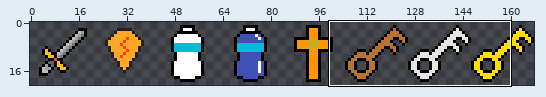
File history of a sprite sheet, resources/map/items.png. Above: a wide view before the commit, with the close-up outlined.
Close-up. The starting point:
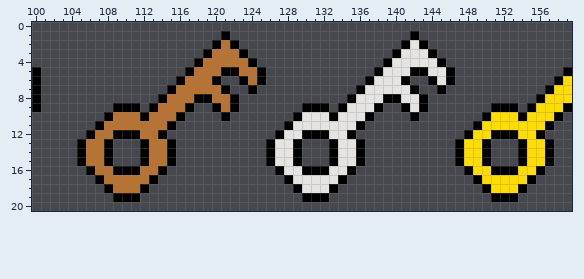
The file is 168x21 pixels. Shown: x 100..159, y 0..20.
New version:
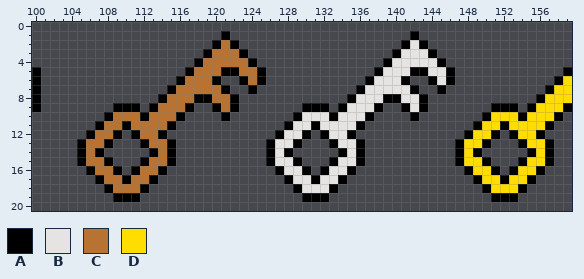
Palette (. is transparent): A #000000  B #e5e4e2  C #b87333  D #ffdd00
Changes in this commit:
y 11: x 110 C -> A; x 131 B -> A; x 152 D -> A
y 12: x 110 A -> .; x 131 A -> .; x 152 A -> .
y 14: x 107..108 CA -> A.; x 112..113 AC -> .A; x 128..129 BA -> A.; x 133..134 AB -> .A; x 149..150 DA -> A.; x 154..155 AD -> .A
y 16: x 110 A -> .; x 131 A -> .; x 152 A -> .
y 17: x 110 C -> A; x 131 B -> A; x 152 D -> A
Changed places in both close-ups, as pixel boxes (x1, y1, x2, y2):
changed: (95, 121, 158, 184)
changed: (284, 121, 347, 184)
changed: (473, 121, 536, 184)
